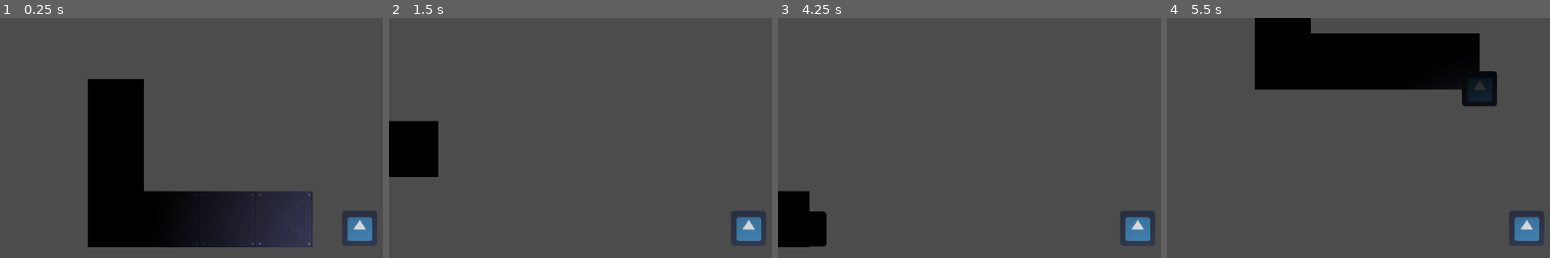
Above: before the commit, frames 1-4 (left to right).
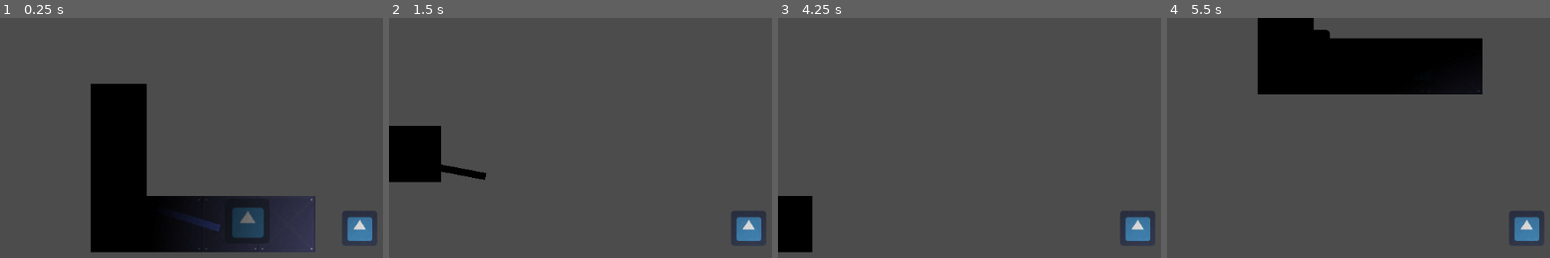
Above: after the commit, the same moments.

Repository: HasanMafatihul/ancient-horror-JAM
Game: Godot game, scene res://main.tscn
Same seed, same stepped clock (60 frames per second), same inputs: the game is played once before the commit and once after it. The project has no main scene, so this scene is started directly. The engine's default icon, where the game draws it, is replaced by a stand-in: a white triangle on a blue panel in a dark square.
Inputs (mouse positions are in pixels of both pictures, inside the frame that each line leads up to):
- Up to frame 1 (0.25 s): no input
- Up to frame 2 (1.5 s): tap Enter (ui_accept) at 0.5, 0.6, 0.77, 1.07, 1.35 s; move the mouse to (outside the picture) at 0.52 s; hold D (right) 0.53-1.28 s; click (outside the picture) at 0.67 s; move the mouse to (603, 248) at 1.27 s; hold S (down) from 1.28 s (still down)
- Up to frame 3 (4.25 s): tap Enter (ui_accept) at 1.52, 1.82, 2.1, 2.75, 2.85, 3.02, 3.32, 3.5, 3.6, 3.77, 4.07 s; move the mouse to (outside the picture) at 2.02 s; release S (down) at 2.03 s; hold D (right) 2.03-2.78 s; move the mouse to (outside the picture) at 2.77 s; hold W (up) 2.78-3.53 s; click (outside the picture) at 2.92 s; move the mouse to (outside the picture) at 3.52 s; hold A (left) from 3.53 s (still down)
- Up to frame 4 (5.5 s): move the mouse to (1312, 164) at 4.27 s; tap Enter (ui_accept) at 4.35, 4.52, 4.82, 5.1 s; move the mouse to (outside the picture) at 5.02 s; release A (left) at 5.03 s; hold S (down) from 5.03 s (still down); click (outside the picture) at 5.17 s

The runs differ from the first frame. In frame 1, 4.3% of the frame differs, in the area x 23-83%, y 25-98%; in frame 2, 1.1%; in frame 3, 0.9%; in frame 4, 3.3%.

Commit message:
Added door (WIP)

Diff:
--- a/main.tscn
+++ b/main.tscn
@@ -1,10 +1,12 @@
-[gd_scene load_steps=12 format=2]
+[gd_scene load_steps=17 format=2]
 
 [ext_resource path="res://assets/tileset_modern.png" type="Texture" id=1]
 [ext_resource path="res://main.gd" type="Script" id=2]
 [ext_resource path="res://icon.png" type="Texture" id=3]
 [ext_resource path="res://mc.gd" type="Script" id=4]
 [ext_resource path="res://source/player/player.tscn" type="PackedScene" id=5]
+[ext_resource path="res://source/objects/door.tscn" type="PackedScene" id=6]
+[ext_resource path="res://nav_door.gd" type="Script" id=7]
 
 [sub_resource type="NavigationPolygon" id=1]
 vertices = PoolVector2Array( 0, 0, 80, 0, 80, 80, 0, 80 )
@@ -123,16 +125,42 @@
 } ]
 4/z_index = 0
 
+[sub_resource type="NavigationPolygon" id=7]
+vertices = PoolVector2Array( 157.717, 253.324, 264, 248, 264, 312, 85.3181, 313.376, 87.563, 83.832, 157.156, 86.0769 )
+polygons = [ PoolIntArray( 0, 1, 2, 3 ), PoolIntArray( 0, 3, 4, 5 ) ]
+outlines = [ PoolVector2Array( 87.563, 83.832, 157.156, 86.0769, 157.717, 253.324, 264, 248, 264, 312, 85.3181, 313.376 ) ]
+
+[sub_resource type="NavigationPolygon" id=9]
+vertices = PoolVector2Array( 464, 248, 464, 312, 360, 312, 360, 248 )
+polygons = [ PoolIntArray( 0, 1, 2, 3 ) ]
+outlines = [ PoolVector2Array( 464, 248, 464, 312, 360, 312, 360, 248 ) ]
+
+[sub_resource type="NavigationPolygon" id=8]
+vertices = PoolVector2Array( 360, 312, 264, 312, 264, 248, 360, 248 )
+polygons = [ PoolIntArray( 0, 1, 2, 3 ) ]
+outlines = [ PoolVector2Array( 360, 248, 264, 248, 264, 312, 360, 312 ) ]
+
 [node name="main" type="Node2D"]
 script = ExtResource( 2 )
 
-[node name="Navigation2D" type="Navigation2D" parent="."]
-
-[node name="TileMap" type="TileMap" parent="Navigation2D"]
+[node name="TileMap" type="TileMap" parent="."]
 tile_set = SubResource( 6 )
 cell_size = Vector2( 80, 80 )
 format = 1
 tile_data = PoolIntArray( 65537, 0, 0, 131073, 0, 0, 196609, 0, 0, 196610, 0, 0, 196611, 0, 0, 196612, 0, 0 )
+
+[node name="Navigation2D" type="Navigation2D" parent="."]
+
+[node name="NavigationPolygonInstance" type="NavigationPolygonInstance" parent="Navigation2D"]
+navpoly = SubResource( 7 )
+
+[node name="NavigationPolygonInstance2" type="NavigationPolygonInstance" parent="Navigation2D"]
+navpoly = SubResource( 9 )
+
+[node name="nav_door" type="NavigationPolygonInstance" parent="Navigation2D"]
+navpoly = SubResource( 8 )
+enabled = false
+script = ExtResource( 7 )
 
 [node name="monster" type="Sprite" parent="."]
 position = Vector2( 121.016, 125.841 )
@@ -145,18 +173,23 @@
 cast_to = Vector2( 0, 100 )
 
 [node name="Line2D" type="Line2D" parent="."]
-visible = false
 
-[node name="player" parent="." instance=ExtResource( 5 )]
-position = Vector2( 466.944, 292.963 )
+[node name="door" parent="." instance=ExtResource( 6 )]
+position = Vector2( 303.858, 276.291 )
 
-[node name="StaticBody2D" type="StaticBody2D" parent="."]
+[node name="collision" type="StaticBody2D" parent="."]
 
-[node name="CollisionPolygon2D" type="CollisionPolygon2D" parent="StaticBody2D"]
+[node name="CollisionPolygon2D" type="CollisionPolygon2D" parent="collision"]
 build_mode = 1
 polygon = PoolVector2Array( 40.3354, 63.9322, 190.505, 65.267, 185.166, 214.102, 412.756, 221.443, 411.421, 35.2331, 33.6612, 21.8847 )
 
-[node name="CollisionPolygon2D2" type="CollisionPolygon2D" parent="StaticBody2D"]
+[node name="CollisionPolygon2D2" type="CollisionPolygon2D" parent="collision"]
 position = Vector2( -8.67645, 108.122 )
 build_mode = 1
 polygon = PoolVector2Array( 43.0051, -46.8595, 82.3829, -46.8595, 82.3829, 228.785, 420.765, 220.776, 412.088, 264.158, 36.3309, 274.169 )
+
+[node name="player" parent="." instance=ExtResource( 5 )]
+position = Vector2( 463.38, 285.836 )
+
+[connection signal="change_door" from="player" to="Navigation2D/nav_door" method="_on_player_change_door"]
+[connection signal="change_door" from="player" to="door" method="_on_player_change_door"]
--- a/mc.gd
+++ b/mc.gd
@@ -11,7 +11,6 @@
 
 	# Vision / Hearing
 	var collision_object = rayCast2D.get_collider()
-	print(collision_object)
 	# set up for next frame's collision
 	var direction_to_player = global_position.direction_to(target.global_position)
 	rayCast2D.cast_to = direction_to_player * 500
--- /dev/null
+++ b/nav_door.gd
@@ -0,0 +1,6 @@
+extends NavigationPolygonInstance
+
+
+
+func _on_player_change_door():
+	enabled = !enabled
--- /dev/null
+++ b/source/objects/door.gd
@@ -0,0 +1,14 @@
+extends StaticBody2D
+
+var state = "closed"
+
+# Receive signal to change door state
+func _on_player_change_door():
+	if state == "closed":
+		state = "open"
+		$col.visible = false
+		$col.set_deferred("disabled", true)
+	else:
+		state = "closed"
+		$col.visible = true
+		$col.set_deferred("disabled", false)
--- /dev/null
+++ b/source/objects/door.tscn
@@ -0,0 +1,16 @@
+[gd_scene load_steps=4 format=2]
+
+[ext_resource path="res://icon.png" type="Texture" id=1]
+[ext_resource path="res://source/objects/door.gd" type="Script" id=2]
+
+[sub_resource type="RectangleShape2D" id=1]
+extents = Vector2( 32.0975, 31.6776 )
+
+[node name="door" type="StaticBody2D"]
+script = ExtResource( 2 )
+
+[node name="col" type="CollisionShape2D" parent="."]
+shape = SubResource( 1 )
+
+[node name="sprite" type="Sprite" parent="col"]
+texture = ExtResource( 1 )
--- a/source/player/player.gd
+++ b/source/player/player.gd
@@ -3,6 +3,9 @@
 var speed = 500
 
 var velocity:Vector2
+
+#TEMP
+signal change_door
 
 # Input
 func get_input():
@@ -21,6 +24,10 @@
 func _physics_process(delta):
 	velocity = get_input()
 
+	# Open/close door
+	if Input.is_action_just_pressed("ui_accept"):
+		emit_signal("change_door")
+
 	# Animation
 
 
Binary file added: assets/map_temp.png
